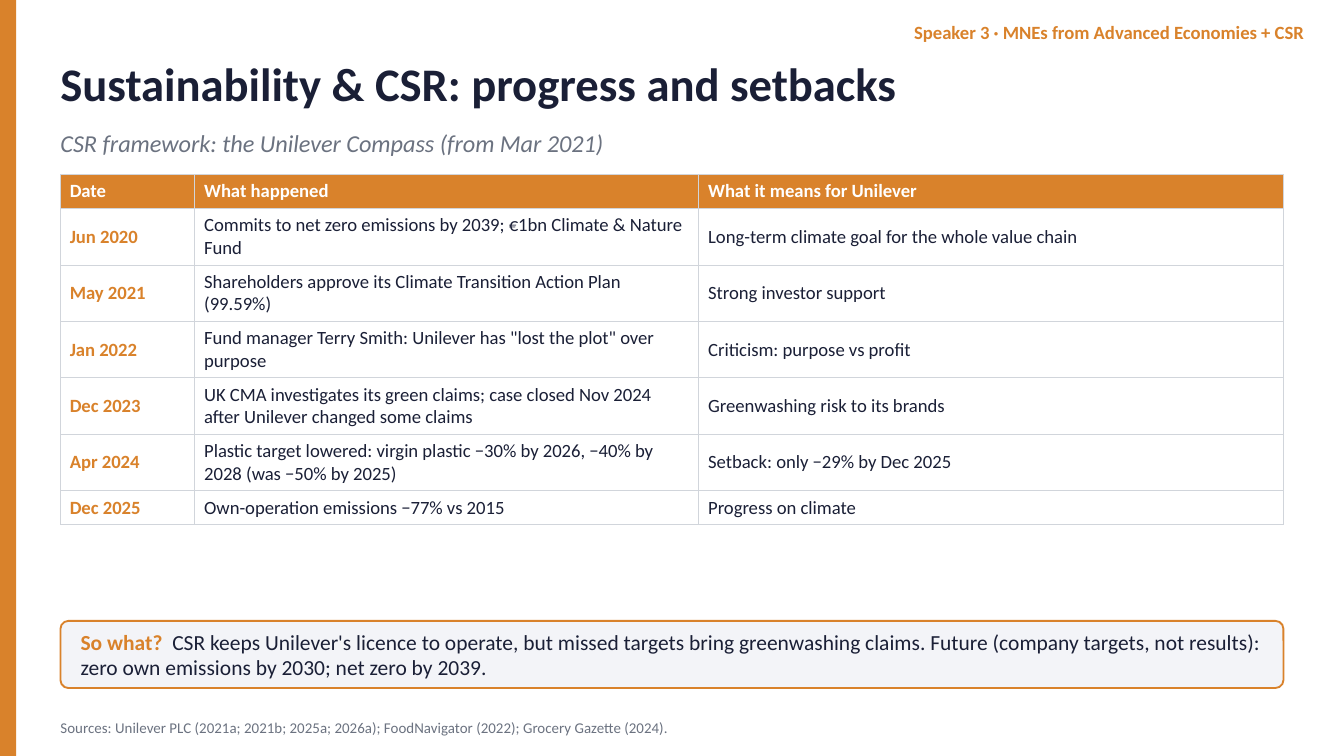
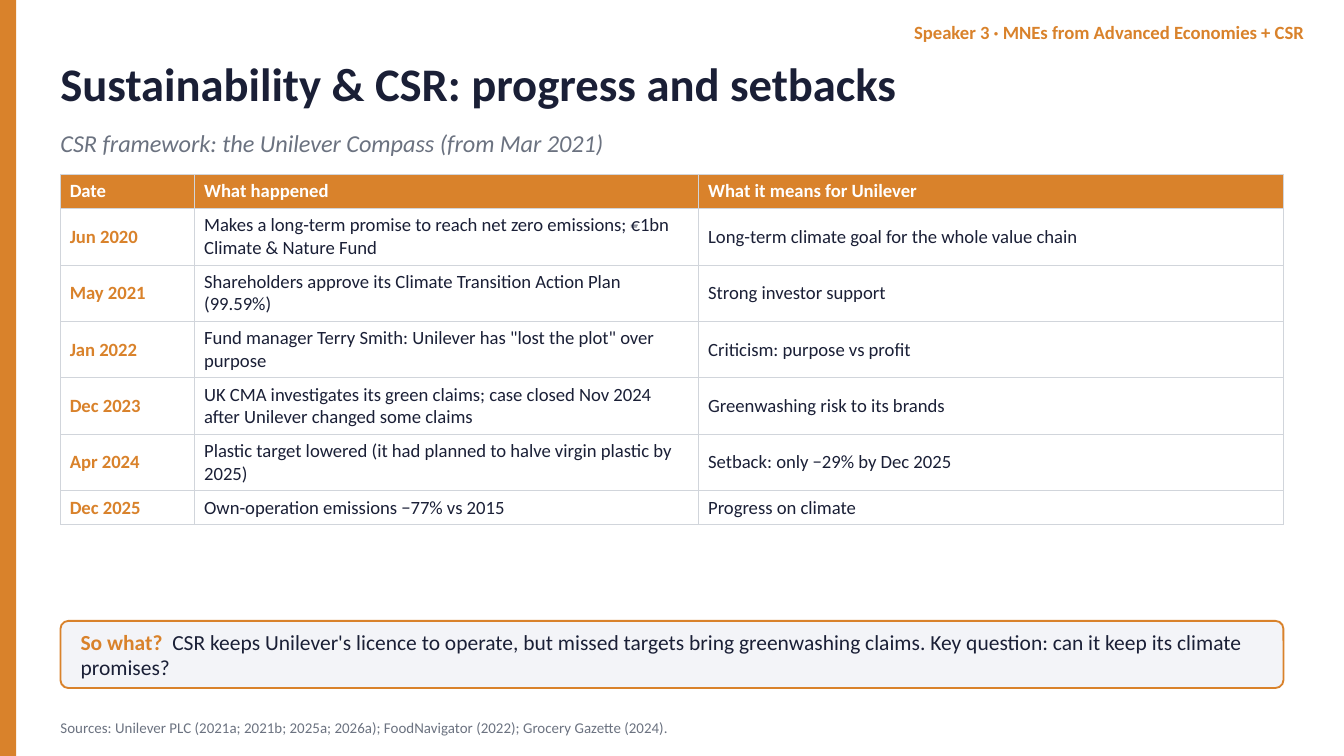
Before and after one commit to dollar3651314/mymba, a slide deck: slide 10 of content/busi1763/files/Unilever_Group_EN.pptx. Drawn at 1344x756 pixels with LibreOffice and Linux fonts; fonts in the diff are those of the drawing. Boxes give left, top, right and bottom in pixels: in the first picture for what was removed or moved away, otherwise in the second. Text is boxed around its words. In the diff, an @@ line names an element or a change of style, - is before the commit and + after.

```diff
--- a/content/busi1763/files/Unilever_Group_EN.pptx
+++ b/content/busi1763/files/Unilever_Group_EN.pptx
@@ table at (60, 175, 1284, 521) @@
-row 2, column 2: Commits to net zero emissions by 2039; €1bn Climate & Nature Fund
+row 2, column 2: Makes a long-term promise to reach net zero emissions; €1bn Climate & Nature Fund
-row 6, column 2: Plastic target lowered: virgin plastic −30% by 2026, −40% by 2028 (was −50% by 2025)
+row 6, column 2: Plastic target lowered (it had planned to halve virgin plastic by 2025)
@@ text at (81, 635, 1241, 679): text changed @@
-So what? CSR keeps Unilever's licence to operate, but missed targets bring greenwashing claims. Future (company targets, not results): zero own emissions by 2030; net zero by 2039.
+So what? CSR keeps Unilever's licence to operate, but missed targets bring greenwashing claims. Key question: can it keep its climate promises?
```
Also in this commit, not shown: 1 other slide changed, 9 other files.
